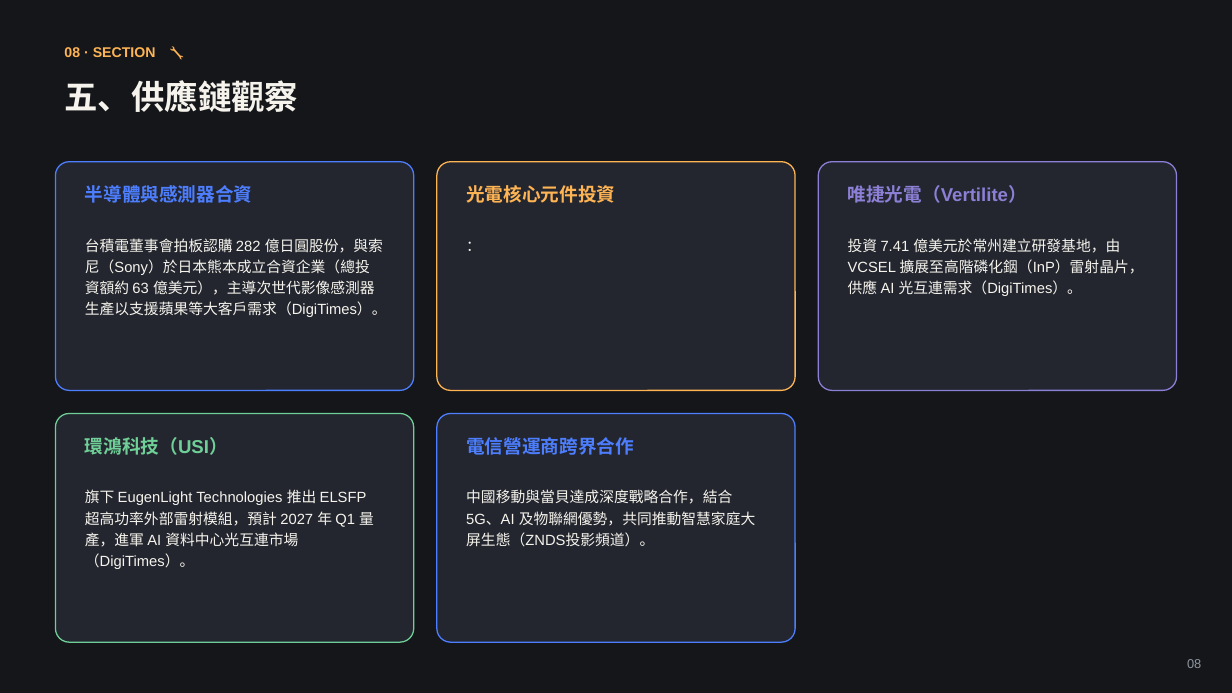
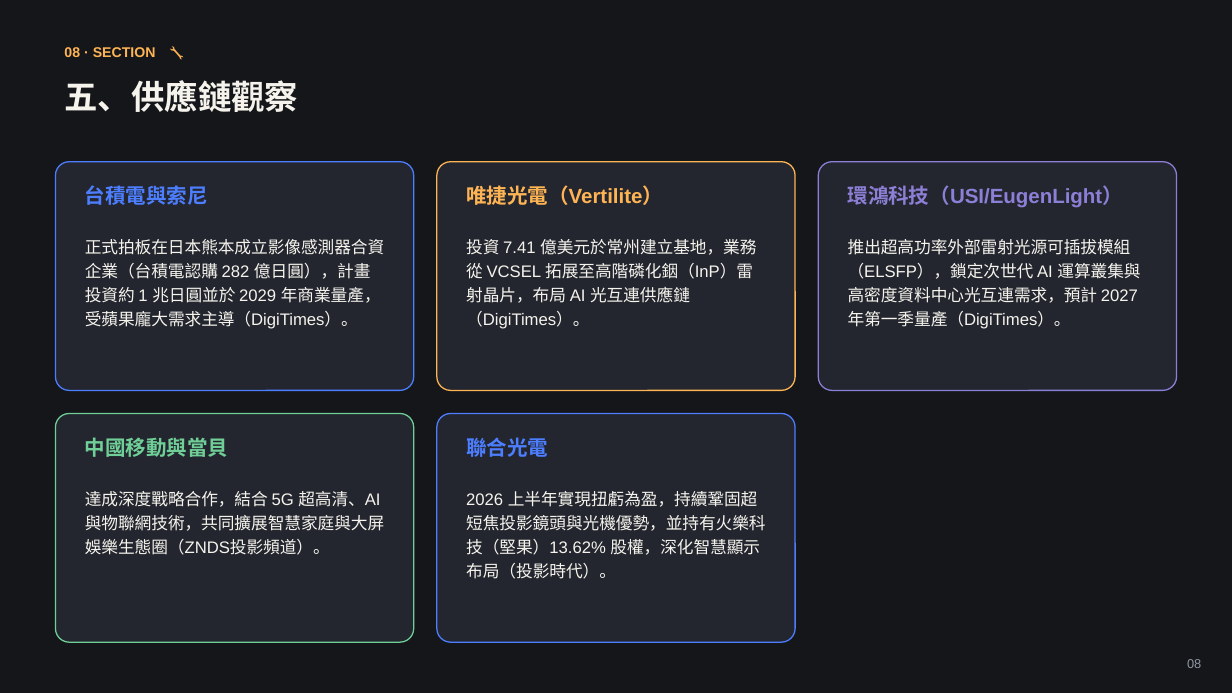
Before and after one commit to coffee30233-gif/Project-Insight, a slide deck: slide 8 of data/reports/2026-08.pptx. Drawn at 1232x693 pixels with LibreOffice and Linux fonts; fonts in the diff are those of the drawing. Boxes give left, top, right and bottom in pixels: in the first picture for what was removed or moved away, otherwise in the second. Text is boxed around its words. In the diff, an @@ line names an element or a change of style, - is before the commit and + after.

```diff
--- a/data/reports/2026-08.pptx
+++ b/data/reports/2026-08.pptx
@@ text at <box>85,185,208,205</box>: text changed; size 14.5 to 16 pt @@
-半導體與感測器合資
+台積電與索尼
@@ text at <box>466,185,663,205</box>: text changed; size 14.5 to 16 pt @@
-光電核心元件投資
+唯捷光電（Vertilite）
@@ text at <box>848,185,1123,208</box>: text changed; size 14.5 to 16 pt @@
-唯捷光電（Vertilite）
+環鴻科技（USI/EugenLight）
@@ text at <box>85,239,384,329</box>: text changed; size 11.5 to 13 pt @@
-台積電董事會拍板認購 282 億日圓股份，與索尼（Sony）於日本熊本成立合資企業（總投資額約 63 億美元），主導次世代影像感測器生產以支援蘋果等大客戶需求（DigiTimes）。
+正式拍板在日本熊本成立影像感測器合資企業（台積電認購 282 億日圓），計畫投資約 1 兆日圓並於 2029 年商業量產，受蘋果龐大需求主導（DigiTimes）。
@@ text at <box>466,239,756,329</box>: text changed; size 11.5 to 13 pt @@
-：
+投資 7.41 億美元於常州建立基地，業務從 VCSEL 拓展至高階磷化銦（InP）雷射晶片，布局 AI 光互連供應鏈（DigiTimes）。
@@ text at <box>848,239,1140,329</box>: text changed; size 11.5 to 13 pt @@
-投資 7.41 億美元於常州建立研發基地，由 VCSEL 擴展至高階磷化銦（InP）雷射晶片，供應 AI 光互連需求（DigiTimes）。
+推出超高功率外部雷射光源可插拔模組（ELSFP），鎖定次世代 AI 運算叢集與高密度資料中心光互連需求，預計 2027 年第一季量產（DigiTimes）。
@@ text at <box>85,437,228,457</box>: text changed; size 14.5 to 16 pt @@
-環鴻科技（USI）
+中國移動與當貝
@@ text at <box>466,437,548,457</box>: text changed; size 14.5 to 16 pt @@
-電信營運商跨界合作
+聯合光電
@@ text at <box>85,491,384,555</box>: text changed; size 11.5 to 13 pt @@
-旗下 EugenLight Technologies 推出 ELSFP 超高功率外部雷射模組，預計 2027 年 Q1 量產，進軍 AI 資料中心光互連市場（DigiTimes）。
+達成深度戰略合作，結合 5G 超高清、AI 與物聯網技術，共同擴展智慧家庭與大屏娛樂生態圈（ZNDS投影頻道）。
@@ text at <box>466,491,765,579</box>: text changed; size 11.5 to 13 pt @@
-中國移動與當貝達成深度戰略合作，結合 5G、AI 及物聯網優勢，共同推動智慧家庭大屏生態（ZNDS投影頻道）。
+2026 上半年實現扭虧為盈，持續鞏固超短焦投影鏡頭與光機優勢，並持有火樂科技（堅果）13.62% 股權，深化智慧顯示布局（投影時代）。
```
Also in this commit, not shown: 5 other slides changed, 4 slides added, 34 slides removed, 4 other files.
